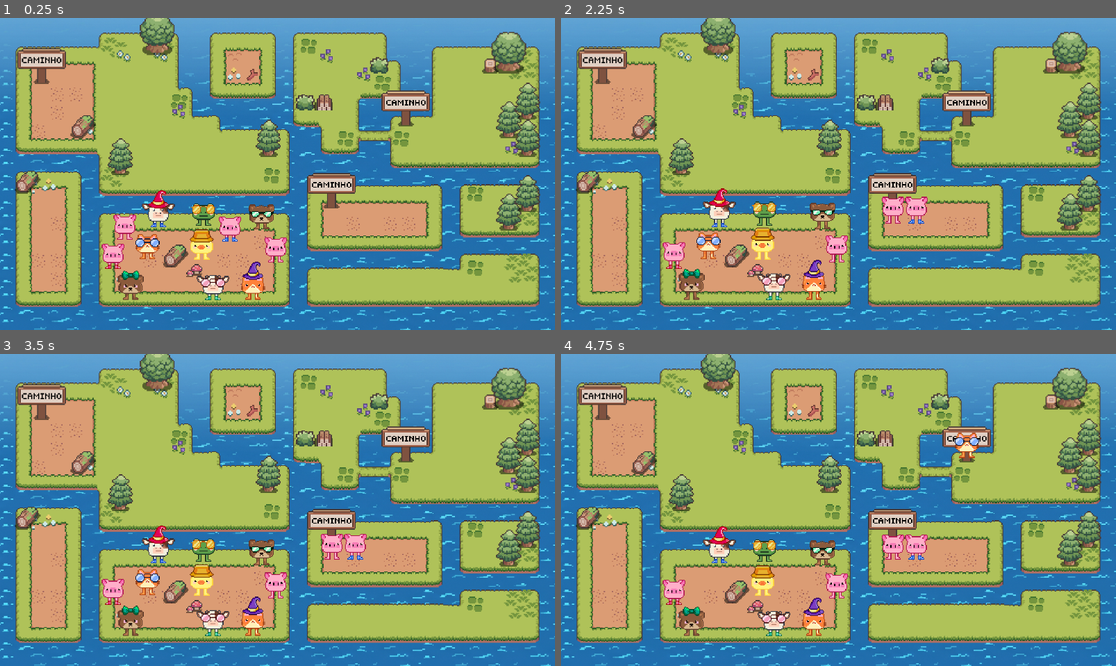
Above: before the commit, frames 1-4 (two rows, left to right).
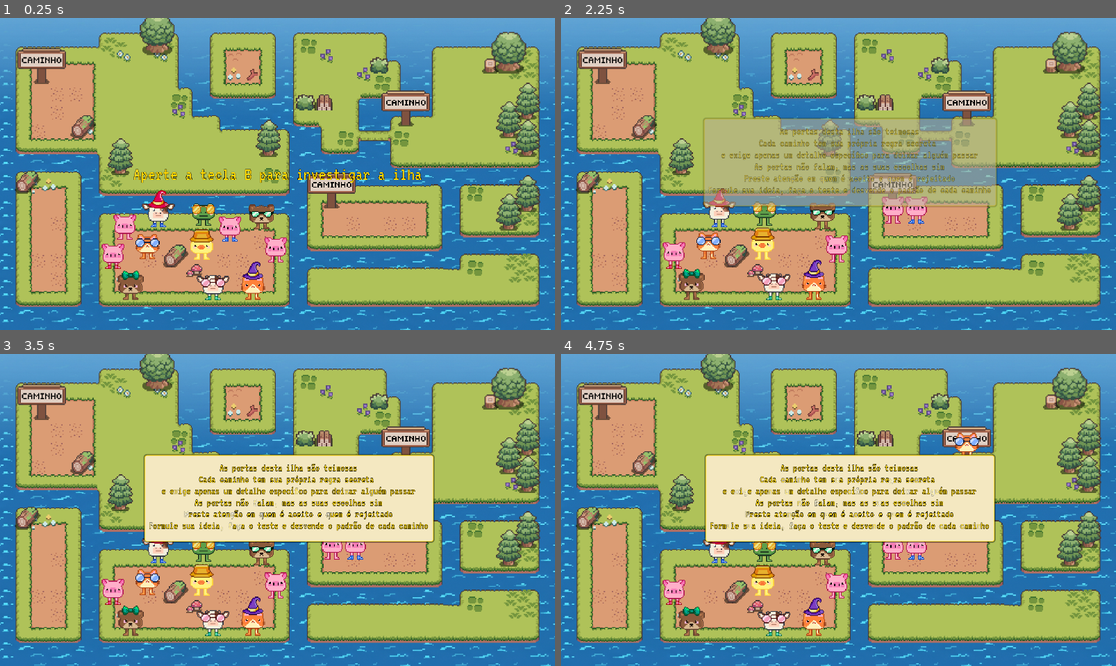
Above: after the commit, the same moments.

Repository: Greghi-05/Ilhas-do-raciocinio
Game: Godot game, scene res://scenes/level 1.tscn
Two runs of this game, one before a commit and one after it. Both use one fixed random seed, a clock stepped at 60 frames per second and the inputs below.
Inputs (mouse positions are in pixels of both pictures, inside the frame that each line leads up to):
- Up to frame 1 (0.25 s): no input
- Up to frame 2 (2.25 s): tap A at 0.5, 1.25, 2 s; drag from (688, 227) to (894, 189) at 0.52 s; drag from (788, 227) to (894, 189) at 1.27 s; move the mouse to (672, 255) at 2.02 s; tap B at 2.1 s; click (672, 255) at 2.17 s
- Up to frame 3 (3.5 s): drag from (277, 584) to (44, 400) at 2.77 s
- Up to frame 4 (4.75 s): drag from (816, 622) to (966, 444) at 3.52 s; drag from (710, 581) to (966, 444) at 4.27 s

The runs differ from the first frame. In frame 1, 0.7% of the frame differs, in the area x 24-76%, y 48-53%; in frame 2, 15%; in frame 3, 15%, in the area x 25-79%, y 32-61%; in frame 4, 15%.

Commit message:
Tip dynamic included

Diff:
--- /dev/null
+++ b/scenes/level 1.gdshader
@@ -0,0 +1,16 @@
+shader_type canvas_item;
+
+uniform vec4 cor_do_brilho : source_color = vec4(1.0, 1.0, 1.0, 0.8);
+uniform float velocidade = 1.5;
+uniform float tamanho_faixa = 0.2;
+uniform float inclinacao = 0.5;
+
+void fragment() {
+    vec4 cor_original = COLOR * texture(TEXTURE, UV);
+
+    float tempo = mod(TIME * velocidade, 2.0) - 0.5;
+    float faixa = smoothstep(tempo - tamanho_faixa, tempo, UV.x + UV.y * inclinacao)
+                - smoothstep(tempo, tempo + tamanho_faixa, UV.x + UV.y * inclinacao);
+
+    COLOR = mix(cor_original, cor_do_brilho, faixa * cor_original.a);
+}
--- a/scenes/level 1.tscn
+++ b/scenes/level 1.tscn
@@ -18,6 +18,8 @@
 [ext_resource type="Texture2D" uid="uid://duper5mrmsfhf" path="res://sprites/Ilha 1/Vaquinha 2 .png" id="14_7nk2b"]
 [ext_resource type="Script" uid="uid://ceknrnd8s4i5g" path="res://scripts/goal_area.gd" id="15_bxejt"]
 [ext_resource type="Texture2D" uid="uid://bm5pi545gk3ug" path="res://sprites/Placa de caminho.png" id="17_a1gjd"]
+[ext_resource type="FontFile" uid="uid://b56ito51mv1ou" path="res://fonts/VT323-Regular.ttf" id="19_u7ucq"]
+[ext_resource type="Shader" uid="uid://b260ekimk8ki0" path="res://scenes/level 1.gdshader" id="19_xwfau"]
 
 [sub_resource type="TileSetAtlasSource" id="TileSetAtlasSource_ntc4i"]
 texture = ExtResource("1_m7v2g")
@@ -561,9 +563,39 @@
 [sub_resource type="RectangleShape2D" id="RectangleShape2D_g7g4h"]
 size = Vector2(176, 140)
 
+[sub_resource type="ShaderMaterial" id="ShaderMaterial_r5fkv"]
+shader = ExtResource("19_xwfau")
+shader_parameter/cor_do_brilho = Color(1, 1, 1, 0.8)
+shader_parameter/velocidade = 1.5
+shader_parameter/tamanho_faixa = 0.2
+shader_parameter/inclinacao = 0.5
+
+[sub_resource type="StyleBoxFlat" id="StyleBoxFlat_xwfau"]
+bg_color = Color(0.95686275, 0.9098039, 0.75686276, 1)
+border_width_left = 4
+border_width_top = 4
+border_width_right = 4
+border_width_bottom = 4
+border_color = Color(1, 0.84313726, 0, 1)
+border_blend = true
+corner_radius_top_left = 8
+corner_radius_top_right = 8
+corner_radius_bottom_right = 8
+corner_radius_bottom_left = 8
+shadow_color = Color(0, 0, 0, 0.5882353)
+shadow_size = 5
+
+[sub_resource type="ShaderMaterial" id="ShaderMaterial_xwfau"]
+shader = ExtResource("19_xwfau")
+shader_parameter/cor_do_brilho = Color(1, 1, 1, 0.8)
+shader_parameter/velocidade = 1.5
+shader_parameter/tamanho_faixa = 0.2
+shader_parameter/inclinacao = 0.5
+
 [node name="Island_1" type="Node2D" unique_id=2110042322]
 script = ExtResource("1_a1gjd")
 personagens_necessarios = 12
+proxima_fase = "res://scenes/level 2.tscn"
 
 [node name="Background" type="Sprite2D" parent="." unique_id=426600917]
 position = Vector2(960, 540)
@@ -810,6 +842,68 @@
 
 [node name="Marker2D" type="Marker2D" parent="Caminhos/GoalArea3" unique_id=2007873155]
 position = Vector2(17, 60)
+
+[node name="CanvasLayer" type="CanvasLayer" parent="." unique_id=134663702]
+
+[node name="AvisoB" type="Label" parent="CanvasLayer" unique_id=1656066496]
+material = SubResource("ShaderMaterial_r5fkv")
+use_parent_material = true
+anchors_preset = 8
+anchor_left = 0.5
+anchor_top = 0.5
+anchor_right = 0.5
+anchor_bottom = 0.5
+offset_left = -250.5
+offset_top = -16.5
+offset_right = 250.5
+offset_bottom = 16.5
+grow_horizontal = 2
+grow_vertical = 2
+theme_override_colors/font_color = Color(1, 0.84313726, 0, 1)
+theme_override_colors/font_outline_color = Color(0, 0, 0, 1)
+theme_override_constants/outline_size = 4
+theme_override_fonts/font = ExtResource("19_u7ucq")
+theme_override_font_sizes/font_size = 64
+text = "Aperte a tecla B para investigar a ilha"
+metadata/_edit_use_anchors_ = true
+
+[node name="CaixaEnigma" type="Panel" parent="CanvasLayer" unique_id=1264731970]
+anchors_preset = -1
+anchor_left = 0.54
+anchor_top = 0.55300003
+anchor_right = 0.54
+anchor_bottom = 0.55300003
+offset_left = -536.80005
+offset_top = -247.24005
+offset_right = 463.19995
+offset_bottom = 52.75995
+grow_horizontal = 2
+grow_vertical = 2
+pivot_offset = Vector2(500, 150)
+theme_override_styles/panel = SubResource("StyleBoxFlat_xwfau")
+metadata/_edit_use_anchors_ = true
+
+[node name="Label" type="Label" parent="CanvasLayer/CaixaEnigma" unique_id=1501756401]
+material = SubResource("ShaderMaterial_xwfau")
+layout_mode = 0
+offset_left = 15.0
+offset_top = 26.0
+offset_right = 981.0
+offset_bottom = 263.0
+theme_override_colors/font_color = Color(1, 0.84313726, 0, 1)
+theme_override_colors/font_outline_color = Color(0, 0, 0, 1)
+theme_override_constants/outline_size = 4
+theme_override_fonts/font = ExtResource("19_u7ucq")
+theme_override_font_sizes/font_size = 36
+text = "As portas desta ilha são teimosas
+Cada caminho tem sua própria regra secreta
+e exige apenas um detalhe específico para deixar alguém passar
+As portas não falam, mas as suas escolhas sim
+Preste atenção em quem é aceito e quem é rejeitado
+Formule sua ideia, faça o teste e desvende o padrão de cada caminho"
+horizontal_alignment = 1
+vertical_alignment = 1
+metadata/_edit_use_anchors_ = true
 
 [editable path="Characters/Character"]
 [editable path="Characters/Character2"]
--- a/scenes/level 2.tscn
+++ b/scenes/level 2.tscn
@@ -23,6 +23,8 @@
 [ext_resource type="Texture2D" uid="uid://dqlnygyn32rt1" path="res://sprites/Ilha 2/Vaquinha 3.png" id="18_x5it7"]
 [ext_resource type="Texture2D" uid="uid://cq4t6k81cskoq" path="res://sprites/Ilha 2/Vaquinha 4.png" id="19_x5it7"]
 [ext_resource type="Texture2D" uid="uid://g2ssg81vhj4h" path="res://sprites/Ilha 2/Vaquinha 5.png" id="20_071f6"]
+[ext_resource type="Shader" uid="uid://b260ekimk8ki0" path="res://scenes/level 1.gdshader" id="24_ja162"]
+[ext_resource type="FontFile" uid="uid://b56ito51mv1ou" path="res://fonts/VT323-Regular.ttf" id="25_gj1tm"]
 
 [sub_resource type="TileSetAtlasSource" id="TileSetAtlasSource_ntc4i"]
 texture = ExtResource("1_dgqd4")
@@ -691,6 +693,32 @@
 [sub_resource type="RectangleShape2D" id="RectangleShape2D_5a11g"]
 size = Vector2(176, 140)
 
+[sub_resource type="ShaderMaterial" id="ShaderMaterial_xq5uh"]
+shader = ExtResource("24_ja162")
+shader_parameter/cor_do_brilho = Color(1, 1, 1, 0.8)
+shader_parameter/velocidade = 1.5
+shader_parameter/tamanho_faixa = 0.2
+shader_parameter/inclinacao = 0.5
+
+[sub_resource type="StyleBoxFlat" id="StyleBoxFlat_qbiht"]
+bg_color = Color(0.95686275, 0.9098039, 0.75686276, 1)
+border_width_left = 4
+border_width_top = 4
+border_width_right = 4
+border_width_bottom = 4
+border_color = Color(1, 0.84313726, 0, 1)
+corner_radius_top_left = 8
+corner_radius_top_right = 8
+corner_radius_bottom_right = 8
+corner_radius_bottom_left = 8
+
+[sub_resource type="ShaderMaterial" id="ShaderMaterial_1mx6y"]
+shader = ExtResource("24_ja162")
+shader_parameter/cor_do_brilho = Color(1, 1, 1, 0.8)
+shader_parameter/velocidade = 1.5
+shader_parameter/tamanho_faixa = 0.2
+shader_parameter/inclinacao = 0.5
+
 [node name="Island_2" type="Node2D" unique_id=2110042322]
 script = ExtResource("1_071f6")
 proxima_fase = "res://scenes/level 3.tscn"
@@ -1001,6 +1029,61 @@
 
 [node name="Marker2D" type="Marker2D" parent="Caminhos/GoalArea3" unique_id=321779684]
 position = Vector2(87, 35)
+
+[node name="CanvasLayer" type="CanvasLayer" parent="." unique_id=1402035610]
+
+[node name="AvisoB" type="Label" parent="CanvasLayer" unique_id=982080640]
+material = SubResource("ShaderMaterial_xq5uh")
+use_parent_material = true
+anchors_preset = 8
+anchor_left = 0.5
+anchor_top = 0.5
+anchor_right = 0.5
+anchor_bottom = 0.5
+offset_left = -250.5
+offset_top = -16.5
+offset_right = 250.5
+offset_bottom = 16.5
+grow_horizontal = 2
+grow_vertical = 2
+theme_override_colors/font_color = Color(1, 0.84313726, 0, 1)
+theme_override_colors/font_outline_color = Color(0, 0, 0, 1)
+theme_override_constants/outline_size = 4
+theme_override_fonts/font = ExtResource("25_gj1tm")
+theme_override_font_sizes/font_size = 64
+text = "Aperte a tecla B para investigar a ilha"
+metadata/_edit_use_anchors_ = true
+
+[node name="CaixaEnigma" type="Panel" parent="CanvasLayer" unique_id=1938305343]
+anchors_preset = -1
+anchor_left = 0.54
+anchor_top = 0.55300003
+anchor_right = 0.54
+anchor_bottom = 0.55300003
+offset_left = -536.80005
+offset_top = -247.24005
+offset_right = 463.19995
+offset_bottom = 52.75995
+grow_horizontal = 2
+grow_vertical = 2
+pivot_offset = Vector2(500, 150)
+theme_override_styles/panel = SubResource("StyleBoxFlat_qbiht")
+
+[node name="Label" type="Label" parent="CanvasLayer/CaixaEnigma" unique_id=1959276257]
+material = SubResource("ShaderMaterial_1mx6y")
+layout_mode = 0
+offset_left = 15.0
+offset_top = 26.0
+offset_right = 981.0
+offset_bottom = 263.0
+theme_override_colors/font_color = Color(1, 0.84313726, 0, 1)
+theme_override_colors/font_outline_color = Color(0, 0, 0, 1)
+theme_override_constants/outline_size = 4
+theme_override_fonts/font = ExtResource("25_gj1tm")
+theme_override_font_sizes/font_size = 36
+text = "Banana"
+horizontal_alignment = 1
+vertical_alignment = 1
 
 [editable path="Characters/Character"]
 [editable path="Characters/Character2"]
--- a/scripts/level_up.gd
+++ b/scripts/level_up.gd
@@ -1,18 +1,47 @@
 extends Node2D
 
 @export var personagens_necessarios: int = 15
+@export var proxima_fase: String = "res://scenes/level_2.tscn"
 
-@export var proxima_fase: String = "res://scenes/level 2.tscn"
+@onready var aviso_botao = $CanvasLayer/AvisoB
+@onready var caixa_enigma = $CanvasLayer/CaixaEnigma
 
 var personagens_resolvidos: int = 0
+var estado_tela: int = 0
+
+func _ready():
+	if aviso_botao and caixa_enigma:
+		aviso_botao.visible = true
+		caixa_enigma.visible = false
+		caixa_enigma.modulate.a = 0.0
+		caixa_enigma.scale = Vector2(0.8, 0.8)
+
+func _input(event):
+	if event is InputEventKey and event.keycode == KEY_B and event.pressed:
+
+		if estado_tela == 0:
+			aviso_botao.visible = false
+			caixa_enigma.visible = true
+
+			var tween = create_tween().set_parallel(true)
+			tween.tween_property(caixa_enigma, "modulate:a", 1.0, 0.3) # Aparece em 0.3 segundos
+			tween.tween_property(caixa_enigma, "scale", Vector2(1.0, 1.0), 0.3).set_trans(Tween.TRANS_BACK).set_ease(Tween.EASE_OUT)
+
+			estado_tela = 1
+
+		elif estado_tela == 1:
+			var tween = create_tween().set_parallel(true)
+			tween.tween_property(caixa_enigma, "modulate:a", 0.0, 0.2)
+			tween.tween_property(caixa_enigma, "scale", Vector2(0.8, 0.8), 0.2)
+
+			await tween.finished
+			caixa_enigma.visible = false
+			estado_tela = 2
 
 func registrar_acerto():
 	personagens_resolvidos += 1
 
-
 	if personagens_resolvidos >= personagens_necessarios:
 		print("Fase concluída! Trocando de cena...")
-
 		await get_tree().create_timer(1.5).timeout
-
 		get_tree().change_scene_to_file(proxima_fase)
Binary file added: fonts/VT323-Regular.ttf
Not shown, added: fonts/VT323-Regular.ttf.import
Not shown, added: scenes/level 1.gdshader.uid
